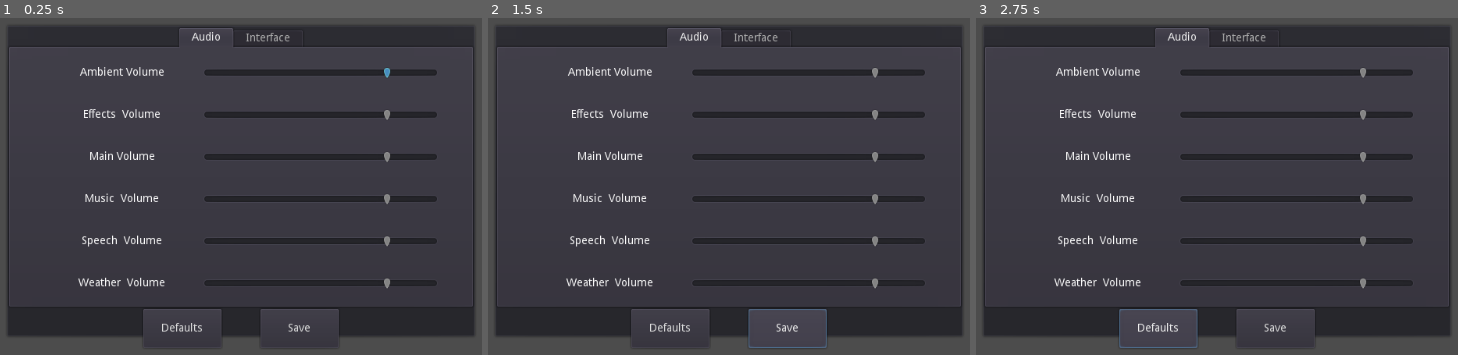
Above: before the commit, frames 1-3 (left to right).
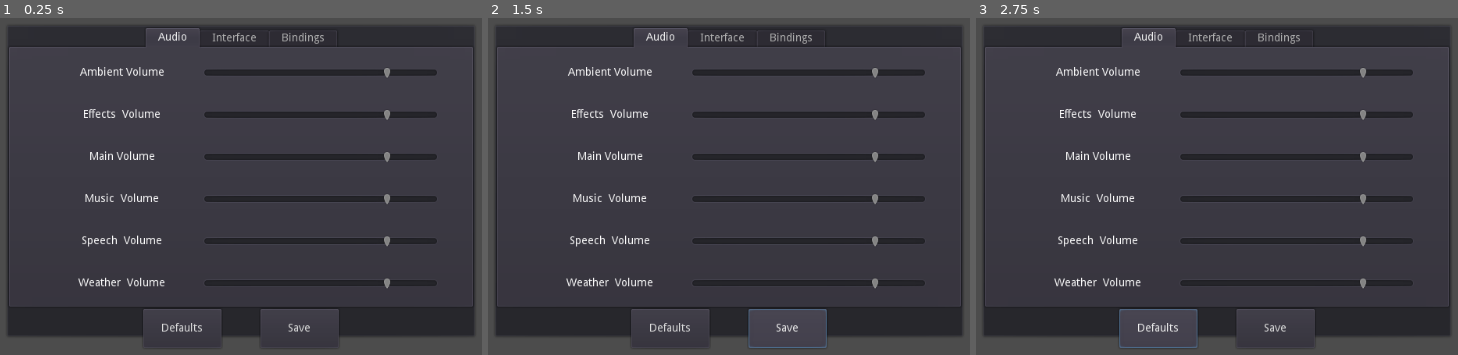
Above: after the commit, the same moments.

Repository: gsizer/GodotConfig
Game: Godot game, scene res://boot.tscn
Two runs of this game, one before a commit and one after it. Both use one fixed random seed, a clock stepped at 60 frames per second and the inputs below.
Inputs:
- Up to frame 1 (0.25 s): no input
- Up to frame 2 (1.5 s): click "Defaults" at 0.5 s; click "Save" at 1.25 s
- Up to frame 3 (2.75 s): click "Defaults" at 2 s

The runs differ from the first frame. In frame 1, 0.7% of the frame differs, in the area x 30-81%, y 2-18%; in frame 2, 0.7%; in frame 3, 0.7%.

Commit message:
Item editor continue

Diff:
--- a/ItemEditor.gd
+++ b/ItemEditor.gd
@@ -4,10 +4,10 @@
 const fileName : String = "items.txt"
 
 var dataFile : File = File.new()
-var err := NOTIFICATION_READY
+var err
 var data
 
-func ReadData():
+func ReadData()->bool:
 	err = dataFile.open( dataPath + fileName, File.READ_WRITE )
 	match err:
 		ERR_FILE_NOT_FOUND:
@@ -15,8 +15,10 @@
 			d.make_dir_recursive( dataPath )
 		OK:
 			data = dataFile.get_var( true )
+			return true
 		_:
 			print("ItemEditor Read Error: ", err)
+	return false
 
 func WriteData():
 	err = dataFile.open( dataPath + fileName, File.WRITE_READ )
@@ -27,7 +29,11 @@
 			print("ItemEditor Read Error: ", err)
 
 func _ready():
-	ReadData()
+	err = NOTIFICATION_READY
+	if( !ReadData() ):
+		ReadData()
+	else:
+		err = OK
 
 func _notification(what):
 	match what:
--- a/Settings.gd
+++ b/Settings.gd
@@ -17,6 +17,16 @@
 	config.set_value( "Audio", "Music", 0.0 )
 	config.set_value( "Audio", "Speech", 0.0 )
 	config.set_value( "Audio", "Weather", 0.0 )
+	#	interface
+	config.set_value( "Interface", "Font", "default" )
+	config.set_value( "Interface", "FontSize", 16 )
+	#	Key Bindings
+	config.set_value( "Bindings", "Home", KEY_HOME )
+	config.set_value( "Bindings", "End", KEY_END )
+	config.set_value( "Bindings", "PageUp", KEY_PAGEUP )
+	config.set_value( "Bindings", "PageDown", KEY_PAGEDOWN )
+	config.set_value( "Bindings", "Back", KEY_BACK )
+	config.set_value( "Bindings", "Accept", KEY_ENTER)
 
 ######################################
 #	save configuration to file
--- a/Settings.tscn
+++ b/Settings.tscn
@@ -3,6 +3,7 @@
 [ext_resource path="res://Settings.gd" type="Script" id=1]
 
 [node name="Settings" type="PopupPanel"]
+visible = true
 rect_min_size = Vector2( 600, 400 )
 script = ExtResource( 1 )
 
@@ -17,9 +18,10 @@
 
 [node name="TabContainer" type="TabContainer" parent="VBoxContainer"]
 margin_right = 592.0
-margin_bottom = 356.0
+margin_bottom = 236.0
 
 [node name="Audio" type="VBoxContainer" parent="VBoxContainer/TabContainer"]
+visible = false
 anchor_right = 1.0
 anchor_bottom = 1.0
 margin_left = 4.0
@@ -246,10 +248,167 @@
 text = "Select Interface Font"
 expand_icon = true
 
+[node name="Bindings" type="VBoxContainer" parent="VBoxContainer/TabContainer"]
+anchor_right = 1.0
+anchor_bottom = 1.0
+margin_left = 4.0
+margin_top = 32.0
+margin_right = -4.0
+margin_bottom = -4.0
+
+[node name="hbActionBinding" type="HBoxContainer" parent="VBoxContainer/TabContainer/Bindings"]
+margin_right = 584.0
+margin_bottom = 30.0
+rect_min_size = Vector2( 0, 30 )
+custom_constants/separation = 10
+alignment = 1
+
+[node name="lblActionName" type="Label" parent="VBoxContainer/TabContainer/Bindings/hbActionBinding"]
+margin_left = 187.0
+margin_right = 287.0
+margin_bottom = 30.0
+rect_min_size = Vector2( 100, 30 )
+text = "Home"
+align = 1
+valign = 1
+
+[node name="btnActionBind_home" type="Button" parent="VBoxContainer/TabContainer/Bindings/hbActionBinding"]
+margin_left = 297.0
+margin_right = 397.0
+margin_bottom = 30.0
+rect_min_size = Vector2( 100, 30 )
+text = "KEY"
+expand_icon = true
+
+[node name="hbActionBinding2" type="HBoxContainer" parent="VBoxContainer/TabContainer/Bindings"]
+margin_top = 34.0
+margin_right = 584.0
+margin_bottom = 64.0
+rect_min_size = Vector2( 0, 30 )
+custom_constants/separation = 10
+alignment = 1
+
+[node name="lblActionName" type="Label" parent="VBoxContainer/TabContainer/Bindings/hbActionBinding2"]
+margin_left = 187.0
+margin_right = 287.0
+margin_bottom = 30.0
+rect_min_size = Vector2( 100, 30 )
+text = "End"
+align = 1
+valign = 1
+
+[node name="btnActionBind_end" type="Button" parent="VBoxContainer/TabContainer/Bindings/hbActionBinding2"]
+margin_left = 297.0
+margin_right = 397.0
+margin_bottom = 30.0
+rect_min_size = Vector2( 100, 30 )
+text = "KEY"
+expand_icon = true
+
+[node name="hbActionBinding3" type="HBoxContainer" parent="VBoxContainer/TabContainer/Bindings"]
+margin_top = 68.0
+margin_right = 584.0
+margin_bottom = 98.0
+rect_min_size = Vector2( 0, 30 )
+custom_constants/separation = 10
+alignment = 1
+
+[node name="lblActionName" type="Label" parent="VBoxContainer/TabContainer/Bindings/hbActionBinding3"]
+margin_left = 187.0
+margin_right = 287.0
+margin_bottom = 30.0
+rect_min_size = Vector2( 100, 30 )
+text = "Page Up"
+align = 1
+valign = 1
+
+[node name="btnActionBind_pageUp" type="Button" parent="VBoxContainer/TabContainer/Bindings/hbActionBinding3"]
+margin_left = 297.0
+margin_right = 397.0
+margin_bottom = 30.0
+rect_min_size = Vector2( 100, 30 )
+text = "KEY"
+expand_icon = true
+
+[node name="hbActionBinding4" type="HBoxContainer" parent="VBoxContainer/TabContainer/Bindings"]
+margin_top = 102.0
+margin_right = 584.0
+margin_bottom = 132.0
+rect_min_size = Vector2( 0, 30 )
+custom_constants/separation = 10
+alignment = 1
+
+[node name="lblActionName" type="Label" parent="VBoxContainer/TabContainer/Bindings/hbActionBinding4"]
+margin_left = 187.0
+margin_right = 287.0
+margin_bottom = 30.0
+rect_min_size = Vector2( 100, 30 )
+text = "Page Down"
+align = 1
+valign = 1
+
+[node name="btnActionBind_pageDown" type="Button" parent="VBoxContainer/TabContainer/Bindings/hbActionBinding4"]
+margin_left = 297.0
+margin_right = 397.0
+margin_bottom = 30.0
+rect_min_size = Vector2( 100, 30 )
+text = "KEY"
+expand_icon = true
+
+[node name="hbActionBinding5" type="HBoxContainer" parent="VBoxContainer/TabContainer/Bindings"]
+margin_top = 136.0
+margin_right = 584.0
+margin_bottom = 166.0
+rect_min_size = Vector2( 0, 30 )
+custom_constants/separation = 10
+alignment = 1
+
+[node name="lblActionName" type="Label" parent="VBoxContainer/TabContainer/Bindings/hbActionBinding5"]
+margin_left = 187.0
+margin_right = 287.0
+margin_bottom = 30.0
+rect_min_size = Vector2( 100, 30 )
+text = "Back"
+align = 1
+valign = 1
+
+[node name="btnActionBind_back" type="Button" parent="VBoxContainer/TabContainer/Bindings/hbActionBinding5"]
+margin_left = 297.0
+margin_right = 397.0
+margin_bottom = 30.0
+rect_min_size = Vector2( 100, 30 )
+text = "KEY"
+expand_icon = true
+
+[node name="hbActionBinding6" type="HBoxContainer" parent="VBoxContainer/TabContainer/Bindings"]
+margin_top = 170.0
+margin_right = 584.0
+margin_bottom = 200.0
+rect_min_size = Vector2( 0, 30 )
+custom_constants/separation = 10
+alignment = 1
+
+[node name="lblActionName" type="Label" parent="VBoxContainer/TabContainer/Bindings/hbActionBinding6"]
+margin_left = 187.0
+margin_right = 287.0
+margin_bottom = 30.0
+rect_min_size = Vector2( 100, 30 )
+text = "Accept"
+align = 1
+valign = 1
+
+[node name="btnActionBind_accept" type="Button" parent="VBoxContainer/TabContainer/Bindings/hbActionBinding6"]
+margin_left = 297.0
+margin_right = 397.0
+margin_bottom = 30.0
+rect_min_size = Vector2( 100, 30 )
+text = "KEY"
+expand_icon = true
+
 [node name="HBoxControls" type="HBoxContainer" parent="VBoxContainer"]
-margin_top = 360.0
+margin_top = 240.0
 margin_right = 592.0
-margin_bottom = 410.0
+margin_bottom = 290.0
 rect_min_size = Vector2( 500, 50 )
 custom_constants/separation = 50
 alignment = 1
--- a/boot.tscn
+++ b/boot.tscn
@@ -16,8 +16,7 @@
 margin_bottom = 500.0
 
 [node name="ItemEditor" parent="." instance=ExtResource( 3 )]
-visible = false
-margin_left = 361.0
+margin_left = 338.0
 margin_top = 134.0
-margin_right = 662.0
+margin_right = 686.0
 margin_bottom = 466.0
